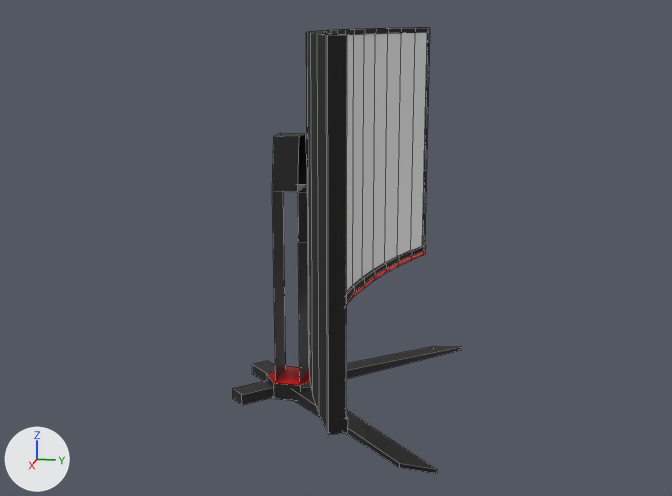
The FBX model Assets/FBX/Lvl3/monitorExp.fbx, before and after one commit.
Before and after are seen from a 50 mm camera at (6.28, 1.3, 2.63) aimed at (0.04, 0.05, 1.07). The axes (+X, +Y, +Z) are drawn at lower left. The lights are the same throughout. Mesh edges are drawn as thin lines. Where no turn or scale is listed for an object, it has been applied to the vertices. Vertices at the same position are counted once.

In view in the first picture: 'Frame', 'Leg', 'LegBottom', 'Screen'.
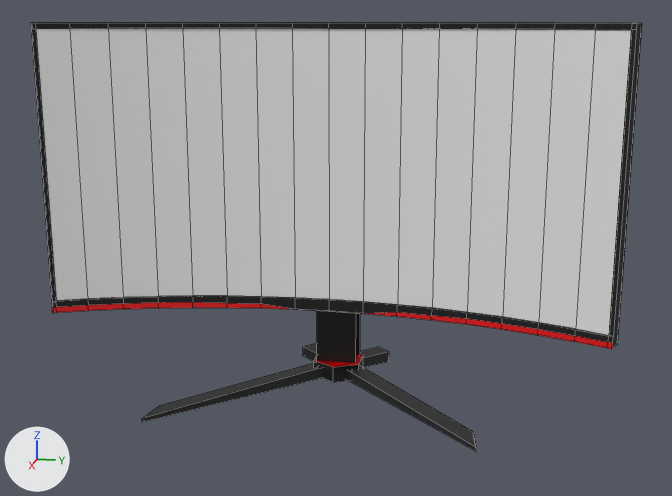
Where the newer file only moved an object's origin or applied its transform, the numbers keep the older frame.

Changed parts and their boxes [x1, y1, x2, y2] in the pictures (672 x 496 px):
'Screen', mesh turned
    before: [346, 32, 427, 292]
    after: [36, 28, 631, 335]
'Frame', reshaped, moved, turned
    before: [306, 28, 430, 435]
    after: [31, 23, 642, 349]
'LegBottom', mesh turned
    before: [233, 346, 462, 474]
    after: [142, 343, 477, 452]
'Leg', mesh turned, moved
    before: [273, 133, 309, 383]
    after: [317, 311, 360, 363]
part 1 of me_cube_009, rebuilt (394% wider, 20% shorter)
    before: [307, 28, 430, 435]
    after: [31, 23, 642, 349]
part 2 of me_cube_009, deleted (black)
    before: [306, 32, 329, 435]

The change, as a diff of the scene's bpy script:
```diff
--- a/Assets/FBX/Lvl3/monitorExp.fbx.py
+++ b/Assets/FBX/Lvl3/monitorExp.fbx.py
@@ me_cube_002 @@
 me_cube_002.from_pydata(...)  # 40 vertices, 30 faces; spans x -1.42..0.8, y -0.75..0.8, z -0.05..0.07
 # used by ob_legbottom; location = (0.307, 0.084, 0.0)
+# me_cube_002 part 5: the whole mesh is turned -90 degrees about the z axis through its middle, then moved by (0.09, -0.11, 0.05)
 me_cube_002.materials.append(mat_material_001)
@@ me_cube_001 @@
 me_cube_001.from_pydata(...)  # 18 vertices, 11 faces; spans x -0.15..0.15, y -0.15..0.24, z -0.75..1.07
 # used by ob_leg; location = (0.0, -0.221, 0.78)
+# me_cube_001 part 3: the whole mesh is turned -90 degrees about the z axis through its middle, then moved by (-0.2, -0.04, 0.83)
 me_cube_001.materials.append(mat_material_002)
@@ me_cube_004 @@
 me_cube_004.from_pydata(...)  # 34 vertices, 16 faces; spans x -1.89..1.89, y 0.04..0.46, z -0.92..0.96
 # used by ob_screen; location = (0.0, 0.0, 1.558)
+# me_cube_004 part 4: the whole mesh is turned -90 degrees about the z axis through its middle, then moved by (0.25, -0.25, 0.05)
@@ me_cube_009 @@
 # used by ob_frame; location = (0.0, 0.0, 1.558); rotation_euler = (0.0, 0.0, 1.571), in degrees (0, 0, 90); scale = (0.04, 2.0, 1.0)
-me_cube_009.from_pydata(...)  # 252 vertices, 148 faces; spans x -1.0..12.09, y -0.98..0.98, z -1.0..1.0
+me_cube_009.from_pydata(...)  # 233 vertices, 148 faces; spans x -1.0..12.09, y -0.98..0.98, z 0.61..2.61
+# me_cube_009 part 1: the loose piece of 214 vertices spanning x -1.0..12.09, y -0.98..0.98, z -1.0..1.0 is rebuilt with 233 vertices and now spans x -1.0..12.09, y -0.98..0.98, z 0.61..2.61
+# me_cube_009 part 2: the loose piece of 38 vertices spanning x -1.0..9.83, y -0.98..0.98, z -1.0..1.0 is deleted
 me_cube_009.materials.append(mat_material)
@@ ob_leg @@
 ob_leg = bpy.data.objects.new('Leg', me_cube_001)
-ob_leg.location = (0.0, -0.221, 0.78)
+ob_leg.location = (0.0, 0.0, 0.0)
@@ ob_frame @@
 ob_frame = bpy.data.objects.new('Frame', me_cube_009)
-ob_frame.location = (0.0, 0.0, 1.558)
-ob_frame.rotation_euler = (0.0, 0.0, 1.571)  # degrees (0, 0, 90)
+ob_frame.location = (0.0, 0.0, 0.0)
 ob_frame.scale = (0.04, 2.0, 1.0)
```
